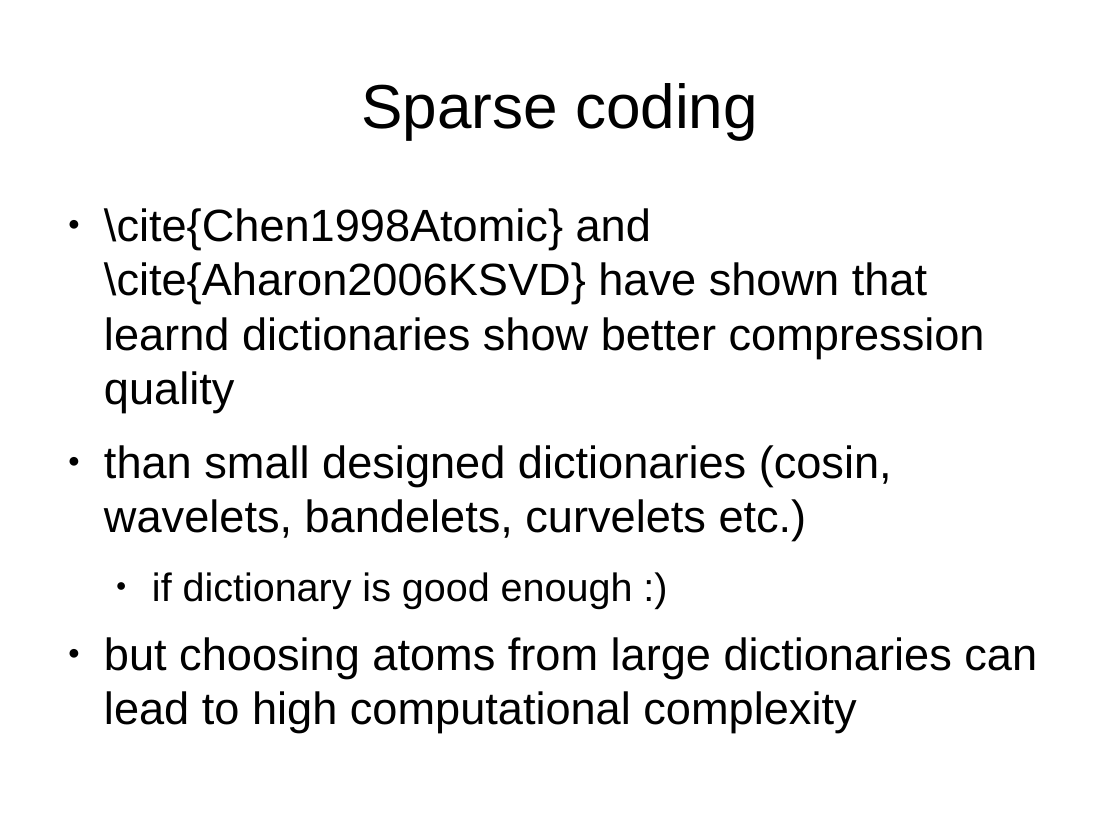
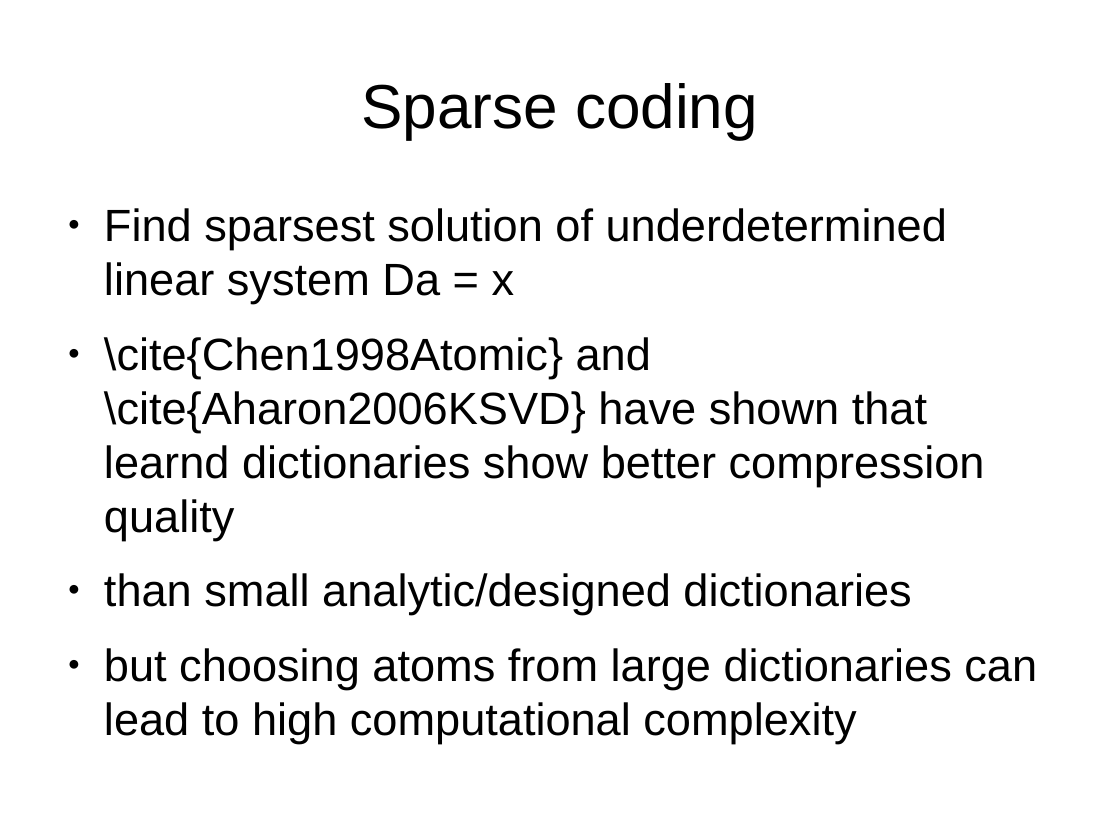
Before and after one commit to Sebu/sprs, a slide deck: slide 6 of progress_report/progress_report.odp (slide 8 before the commit). Drawn at 1120x840 pixels with LibreOffice and Linux fonts; fonts in the diff are those of the drawing. Boxes give left, top, right and bottom in pixels: in the first picture for what was removed or moved away, otherwise in the second. Text is boxed around its words. In the diff, an @@ line names an element or a change of style, - is before the commit and + after.

```diff
--- a/progress_report/progress_report.odp
+++ b/progress_report/progress_report.odp
@@ text at (104,208,947,304): paragraph added @@
+● Find sparsest solution of underdetermined linear system Da = x
@@ text at (104,573,911,615): text changed @@
-● than small designed dictionaries (cosin, wavelets, bandelets, curvelets etc.)
-  ● if dictionary is good enough :)
+● than small analytic/designed dictionaries
```
Also in this commit, not shown: 9 other slides changed, 2 slides added, 2 slides removed, 11 other files.
